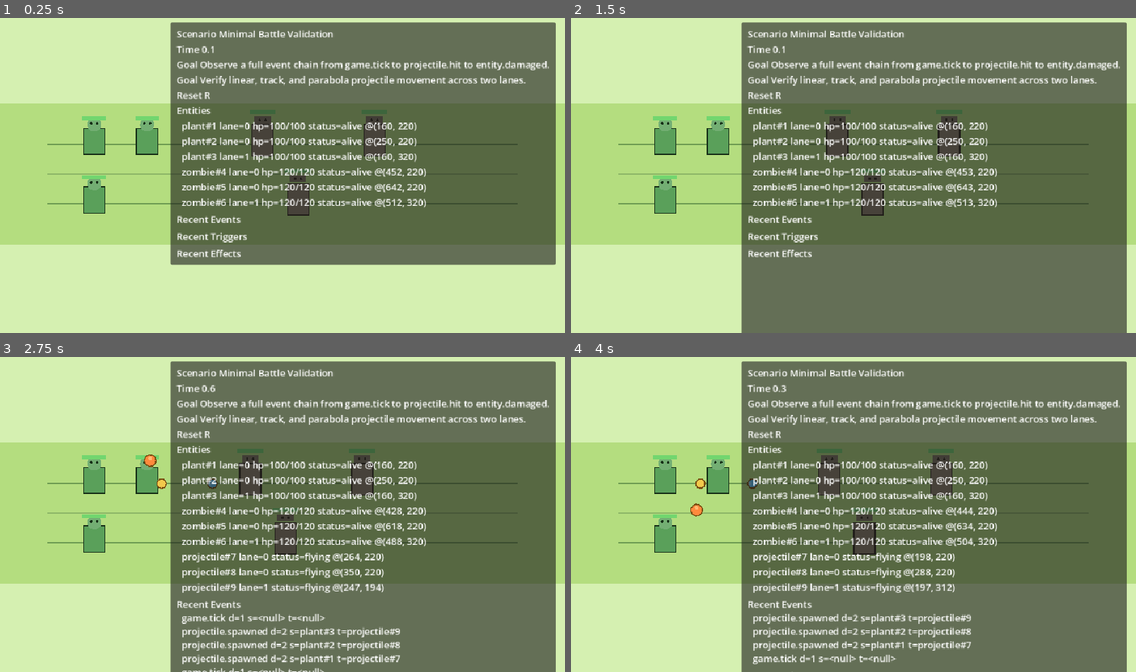
Above: before the commit, frames 1-4 (two rows, left to right).
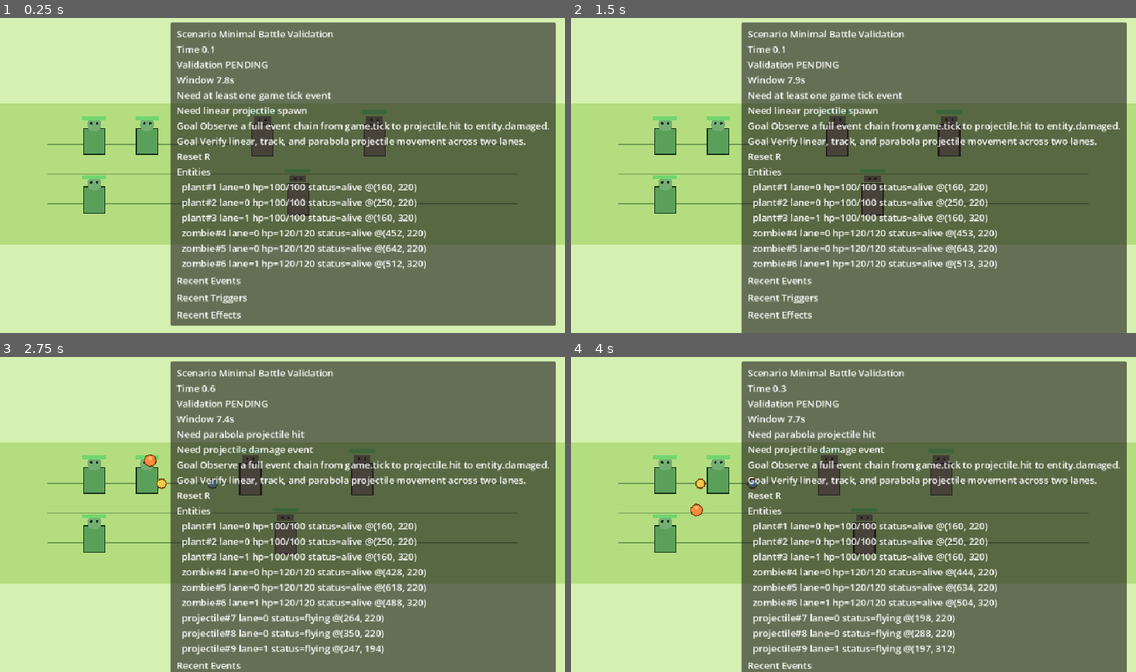
Above: after the commit, the same moments.

Repository: Abgetrennter/open_pvz
Game: Godot game, scene res://scenes/validation/minimal_battle_validation.tscn
Same seed, same stepped clock (60 frames per second), same inputs: the game is played once before the commit and once after it.
Inputs:
- Up to frame 1 (0.25 s): no input
- Up to frame 2 (1.5 s): tap Enter at 0.5 s; tap R at 0.6, 1.35 s
- Up to frame 3 (2.75 s): tap R at 2.1 s
- Up to frame 4 (4 s): tap R at 2.85, 3.6 s

The runs differ from the first frame. In frame 1, 22% of the frame differs, in the area x 30-99%, y 13-98%; in frame 2, 9.7%; in frame 3, 12%; in frame 4, 12%.

Commit message:
Add validation rules to the minimal battle scenario

Diff:
--- a/scenes/validation/minimal_battle_validation.tres
+++ b/scenes/validation/minimal_battle_validation.tres
@@ -1,7 +1,8 @@
-[gd_resource type="Resource" script_class="BattleScenario" load_steps=8 format=3]
+[gd_resource type="Resource" script_class="BattleScenario" load_steps=15 format=3]
 
 [ext_resource type="Script" path="res://scripts/battle/battle_scenario.gd" id="1_scenario"]
 [ext_resource type="Script" path="res://scripts/battle/battle_spawn_entry.gd" id="2_spawn"]
+[ext_resource type="Script" path="res://scripts/battle/battle_validation_rule.gd" id="3_rule"]
 
 [sub_resource type="Resource" id="BattleSpawnEntry_linear"]
 script = ExtResource("2_spawn")
@@ -59,10 +60,68 @@
 lane_id = 1
 x_position = 520.0
 
+[sub_resource type="Resource" id="BattleValidationRule_tick"]
+script = ExtResource("3_rule")
+rule_id = &"tick"
+description = "at least one game tick event"
+event_name = &"game.tick"
+
+[sub_resource type="Resource" id="BattleValidationRule_linear_spawn"]
+script = ExtResource("3_rule")
+rule_id = &"linear_spawn"
+description = "linear projectile spawn"
+event_name = &"projectile.spawned"
+required_tags = PackedStringArray("projectile")
+required_core_values = {
+"move_mode": &"linear"
+}
+
+[sub_resource type="Resource" id="BattleValidationRule_track_spawn"]
+script = ExtResource("3_rule")
+rule_id = &"track_spawn"
+description = "track projectile spawn"
+event_name = &"projectile.spawned"
+required_tags = PackedStringArray("projectile")
+required_core_values = {
+"move_mode": &"track"
+}
+
+[sub_resource type="Resource" id="BattleValidationRule_parabola_hit"]
+script = ExtResource("3_rule")
+rule_id = &"parabola_hit"
+description = "parabola projectile hit"
+event_name = &"projectile.hit"
+required_tags = PackedStringArray("projectile")
+required_core_values = {
+"move_mode": &"parabola"
+}
+
+[sub_resource type="Resource" id="BattleValidationRule_projectile_damage"]
+script = ExtResource("3_rule")
+rule_id = &"projectile_damage"
+description = "projectile damage event"
+event_name = &"entity.damaged"
+required_tags = PackedStringArray("projectile")
+
+[sub_resource type="Resource" id="BattleValidationRule_death_chain"]
+script = ExtResource("3_rule")
+rule_id = &"death_chain"
+description = "at least one death event"
+event_name = &"entity.died"
+
+[sub_resource type="Resource" id="BattleValidationRule_explode_damage"]
+script = ExtResource("3_rule")
+rule_id = &"explode_damage"
+description = "death-triggered explosion damage"
+event_name = &"entity.damaged"
+required_tags = PackedStringArray("explode", "entity.died")
+
 [resource]
 script = ExtResource("1_scenario")
 scenario_id = &"minimal_battle_validation"
 display_name = "Minimal Battle Validation"
 description = "A deterministic validation battle for the engine backbone. It exercises tick triggers, effect execution, three projectile movement modes, damage callbacks, and death explosions on the same runtime."
 goals = PackedStringArray("Observe a full event chain from game.tick to projectile.hit to entity.damaged.", "Verify lin …(234 unchanged characters)…
+validation_time_limit = 8.0
+validation_rules = [SubResource("BattleValidationRule_tick"), SubResource("BattleValidationRule_linear_spawn"), SubResource("BattleValidationRule_track_spawn"), SubResource("BattleValidationRule_parabola_hit"), SubResource("BattleValidationRule_projectile_damage"), SubResource("BattleValidationRule_death_chain"), SubResource("BattleValidationRule_explode_damage")]
 spawns = [SubResource("BattleSpawnEntry_linear"), SubResource("BattleSpawnEntry_track"), SubResource("BattleSpawnEntry_parabola"), SubResource("BattleSpawnEntry_zombie_a"), SubResource("BattleSpawnEntry_zombie_b"), SubResource("BattleSpawnEntry_zombie_c")]
--- a/scripts/battle/battle_manager.gd
+++ b/scripts/battle/battle_manager.gd
@@ -4,6 +4,7 @@
 const EntityFactoryRef = preload("res://scripts/battle/entity_factory.gd")
 const BattleScenarioRef = preload("res://scripts/battle/battle_scenario.gd")
 const BattleSpawnEntryRef = preload("res://scripts/battle/battle_spawn_entry.gd")
+const BattleValidationRuleRef = preload("res://scripts/battle/battle_validation_rule.gd")
 const EventDataRef = preload("res://scripts/core/runtime/event_data.gd")
 const EffectNodeRef = preload("res://scripts/core/runtime/effect_node.gd")
 const TriggerInstanceRef = preload("res://scripts/core/runtime/trigger_instance.gd")
@@ -22,10 +23,17 @@
 var _tick_accumulator := 0.0
 var _entity_factory: Variant = EntityFactoryRef.new()
 var _entity_root: Node2D = null
+var _validation_status: StringName = &"pending"
+var _validation_started_at := 0.0
+var _validation_deadline := 0.0
+var _validation_rule_states: Array[Dictionary] = []
+var _validation_counts: Dictionary = {}
 
 
 func _ready() -> void:
 	_entity_root = _ensure_entity_root()
+	if not EventBus.event_pushed.is_connected(_on_validation_event):
+		EventBus.event_pushed.connect(_on_validation_event)
 	queue_redraw()
 	_spawn_debug_overlay()
 	reset_battle()
@@ -37,6 +45,7 @@
 
 func _process(delta: float) -> void:
 	GameState.advance_time(delta)
+	_update_validation_state()
 	_tick_accumulator += delta
 
 	while _tick_accumulator >= tick_interval:
@@ -63,6 +72,7 @@
 	EventBus.clear()
 	if DebugService.has_method("clear_logs"):
 		DebugService.clear_logs()
+	_reset_validation()
 	_spawn_scenario()
 
 
@@ -341,6 +351,34 @@
 	return active_scenario.description
 
 
+func get_validation_status() -> String:
+	return String(_validation_status)
+
+
+func get_validation_summary_lines(limit: int = 3) -> PackedStringArray:
+	var lines: PackedStringArray = PackedStringArray()
+	var status_text := String(_validation_status).to_upper()
+	var remaining_time := maxf(_validation_deadline - GameState.current_time, 0.0)
+	lines.append("Validation %s" % status_text)
+	if _validation_status == &"pending":
+		lines.append("Window %.1fs" % remaining_time)
+
+	var shown := 0
+	for rule_state in _validation_rule_states:
+		if bool(rule_state.get("satisfied", false)):
+			continue
+		lines.append("Need %s" % String(rule_state.get("description", "")))
+		shown += 1
+		if shown >= limit:
+			break
+
+	if shown == 0 and _validation_status == &"passed":
+		lines.append("All scenario checks satisfied.")
+	elif shown == 0 and _validation_status == &"failed":
+		lines.append("Window expired before checks completed.")
+	return lines
+
+
 func _resolve_scenario():
 	if scenario != null and scenario.get_script() == BattleScenarioRef:
 		return scenario
@@ -357,6 +395,16 @@
 		"Verify linear, track, and parabola projectile motion in two lanes.",
 		"Verify when_damaged and on_death triggers reuse the same runtime backbone.",
 	])
+	fallback.validation_time_limit = 8.0
+	fallback.validation_rules = [
+		_make_validation_rule(&"tick", "at least one game tick event", &"game.tick"),
+		_make_validation_rule(&"linear_spawn", "linear projectile spawn", &"projectile.spawned", 1, PackedStringArray(["projectile"]), {"move_mode": &"linear"}),
+		_make_validation_rule(&"track_spawn", "track projectile spawn", &"projectile.spawned", 1, PackedStringArray(["projectile"]), {"move_mode": &"track"}),
+		_make_validation_rule(&"parabola_hit", "parabola projectile hit", &"projectile.hit", 1, PackedStringArray(["projectile"]), {"move_mode": &"parabola"}),
+		_make_validation_rule(&"projectile_damage", "projectile damage event", &"entity.damaged", 1, PackedStringArray(["projectile"])),
+		_make_validation_rule(&"death_chain", "at least one death event", &"entity.died"),
+		_make_validation_rule(&"explode_damage", "death-triggered explosion damage", &"entity.damaged", 1, PackedStringArray(["explode", "entity.died"])),
+	]
 	fallback.spawns = [
 		_make_spawn_entry(&"plant", 0, 160.0, {"interval": 1.4, "damage": 20, "speed": 220.0}),
 		_make_spawn_entry(&"plant", 0, 250.0, {"interval": 2.1, "damage": 15, "speed": 210.0, "movement_mode": &"track", "turn_rate": 5.5}),
@@ -377,6 +425,24 @@
 	return entry
 
 
+func _make_validation_rule(
+	rule_id: StringName,
+	description: String,
+	event_name: StringName,
+	min_count: int = 1,
+	required_tags: PackedStringArray = PackedStringArray(),
+	required_core_values: Dictionary = {}
+):
+	var rule = BattleValidationRuleRef.new()
+	rule.rule_id = rule_id
+	rule.description = description
+	rule.event_name = event_name
+	rule.min_count = min_count
+	rule.required_tags = required_tags
+	rule.required_core_values = required_core_values.duplicate(true)
+	return rule
+
+
 func _ensure_entity_root() -> Node2D:
 	var root := get_node_or_null("RuntimeEntities") as Node2D
 	if root == null:
@@ -394,6 +460,84 @@
 		child.queue_free()
 
 
+func _reset_validation() -> void:
+	_validation_status = &"pending"
+	_validation_started_at = GameState.current_time
+	var active_scenario = _resolve_scenario()
+	_validation_deadline = GameState.current_time + (0.0 if active_scenario == null else float(active_scenario.validation_time_limit))
+	_validation_rule_states.clear()
+	_validation_counts.clear()
+	if active_scenario == null:
+		return
+
+	for validation_rule in active_scenario.validation_rules:
+		if validation_rule == null or validation_rule.get_script() != BattleValidationRuleRef:
+			continue
+		_validation_rule_states.append({
+			"rule_id": validation_rule.rule_id,
+			"description": validation_rule.description,
+			"event_name": validation_rule.event_name,
+			"min_count": validation_rule.min_count,
+			"required_tags": validation_rule.required_tags,
+			"required_core_values": validation_rule.required_core_values.duplicate(true),
+			"count": 0,
+			"satisfied": false,
+		})
+
+
+func _on_validation_event(event_name: StringName, event_data: Variant) -> void:
+	if _validation_status != &"pending":
+		return
+	if _validation_rule_states.is_empty():
+		return
+
+	for rule_state in _validation_rule_states:
+		if rule_state["event_name"] != event_name:
+			continue
+		if not _event_matches_rule(event_data, rule_state):
+			continue
+		rule_state["count"] = int(rule_state.get("count", 0)) + 1
+		rule_state["satisfied"] = int(rule_state["count"]) >= int(rule_state.get("min_count", 1))
+		_validation_counts[rule_state["rule_id"]] = rule_state["count"]
+
+	_refresh_validation_status()
+
+
+func _event_matches_rule(event_data: Variant, rule_state: Dictionary) -> bool:
+	var event_tags := PackedStringArray(event_data.core.get("tags", PackedStringArray()))
+	for required_tag in PackedStringArray(rule_state.get("required_tags", PackedStringArray())):
+		if not event_tags.has(required_tag):
+			return false
+
+	var required_core_values: Dictionary = rule_state.get("required_core_values", {})
+	for key: Variant in required_core_values.keys():
+		if event_data.core.get(key, null) != required_core_values[key]:
+			return false
+	return true
+
+
+func _refresh_validation_status() -> void:
+	if _validation_rule_states.is_empty():
+		_validation_status = &"passed"
+		return
+	for rule_state in _validation_rule_states:
+		if not bool(rule_state.get("satisfied", false)):
+			return
+	_validation_status = &"passed"
+
+
+func _update_validation_state() -> void:
+	if _validation_status != &"pending":
+		return
+	if _validation_deadline <= 0.0:
+		return
+	if GameState.current_time <= _validation_deadline:
+		return
+	_refresh_validation_status()
+	if _validation_status != &"passed":
+		_validation_status = &"failed"
+
+
 func _draw() -> void:
 	draw_rect(Rect2(Vector2.ZERO, playfield_size), Color("d5f0b1"))
 	draw_rect(Rect2(Vector2(0, 150), Vector2(playfield_size.x, 240)), Color("b4dd7f"))
--- a/scripts/battle/battle_scenario.gd
+++ b/scripts/battle/battle_scenario.gd
@@ -5,4 +5,6 @@
 @export var display_name := "Minimal Battle Validation"
 @export_multiline var description := ""
 @export var goals: PackedStringArray = PackedStringArray()
+@export var validation_time_limit := 8.0
+@export var validation_rules: Array = []
 @export var spawns: Array = []
--- /dev/null
+++ b/scripts/battle/battle_validation_rule.gd
@@ -0,0 +1,9 @@
+extends Resource
+class_name BattleValidationRule
+
+@export var rule_id: StringName = &"rule"
+@export_multiline var description := ""
+@export var event_name: StringName = StringName()
+@export var min_count := 1
+@export var required_tags: PackedStringArray = PackedStringArray()
+@export var required_core_values: Dictionary = {}
--- a/scripts/debug/debug_overlay.gd
+++ b/scripts/debug/debug_overlay.gd
@@ -91,6 +91,10 @@
 	if battle_root != null and battle_root.has_method("get_scenario_name"):
 		lines.append("Scenario %s" % String(battle_root.call("get_scenario_name")))
 	lines.append("Time %.1f" % GameState.current_time)
+	if battle_root != null and battle_root.has_method("get_validation_summary_lines"):
+		var validation_lines: PackedStringArray = battle_root.call("get_validation_summary_lines", 2)
+		for validation_line in validation_lines:
+			lines.append(validation_line)
 	if battle_root != null and battle_root.has_method("get_scenario_goals"):
 		var goals: PackedStringArray = battle_root.call("get_scenario_goals")
 		for goal_index in range(mini(goals.size(), 2)):
--- a/scripts/entities/projectile_root.gd
+++ b/scripts/entities/projectile_root.gd
@@ -120,6 +120,7 @@
 	var hit_runtime := _runtime_overrides.duplicate(true)
 	hit_runtime["depth"] = int(hit_runtime.get("depth", 1)) + 1
 	var hit_event = EventDataRef.create(owner_entity, target, damage, PackedStringArray(["projectile"]), hit_runtime)
+	hit_event.core["move_mode"] = _move_mode
 	EventBus.push_event(&"projectile.hit", hit_event)
 
 	if on_hit_effect != null:
@@ -146,6 +147,7 @@
 	var expired_runtime := _runtime_overrides.duplicate(true)
 	expired_runtime["depth"] = int(expired_runtime.get("depth", 1)) + 1
 	var expired_event = EventDataRef.create(owner_entity, self, 0, PackedStringArray(["projectile", "expired"]), expired_runtime)
+	expired_event.core["move_mode"] = _move_mode
 	EventBus.push_event(&"projectile.expired", expired_event)
 	queue_free()
 
@@ -184,6 +186,7 @@
 	var spawned_runtime := _runtime_overrides.duplicate(true)
 	spawned_runtime["depth"] = int(spawned_runtime.get("depth", 1)) + 1
 	var spawned_event = EventDataRef.create(owner_entity, self, damage, PackedStringArray(["projectile"]), spawned_runtime)
+	spawned_event.core["move_mode"] = _move_mode
 	EventBus.push_event(&"projectile.spawned", spawned_event)
 
 
